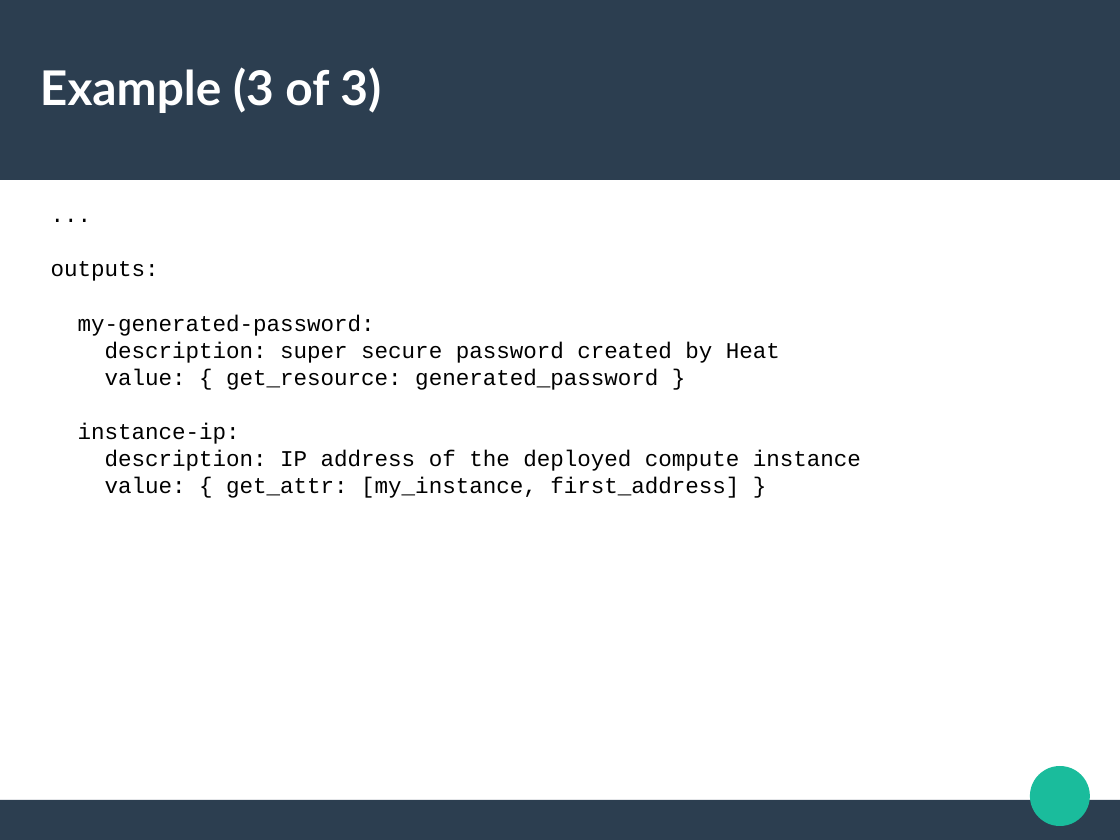
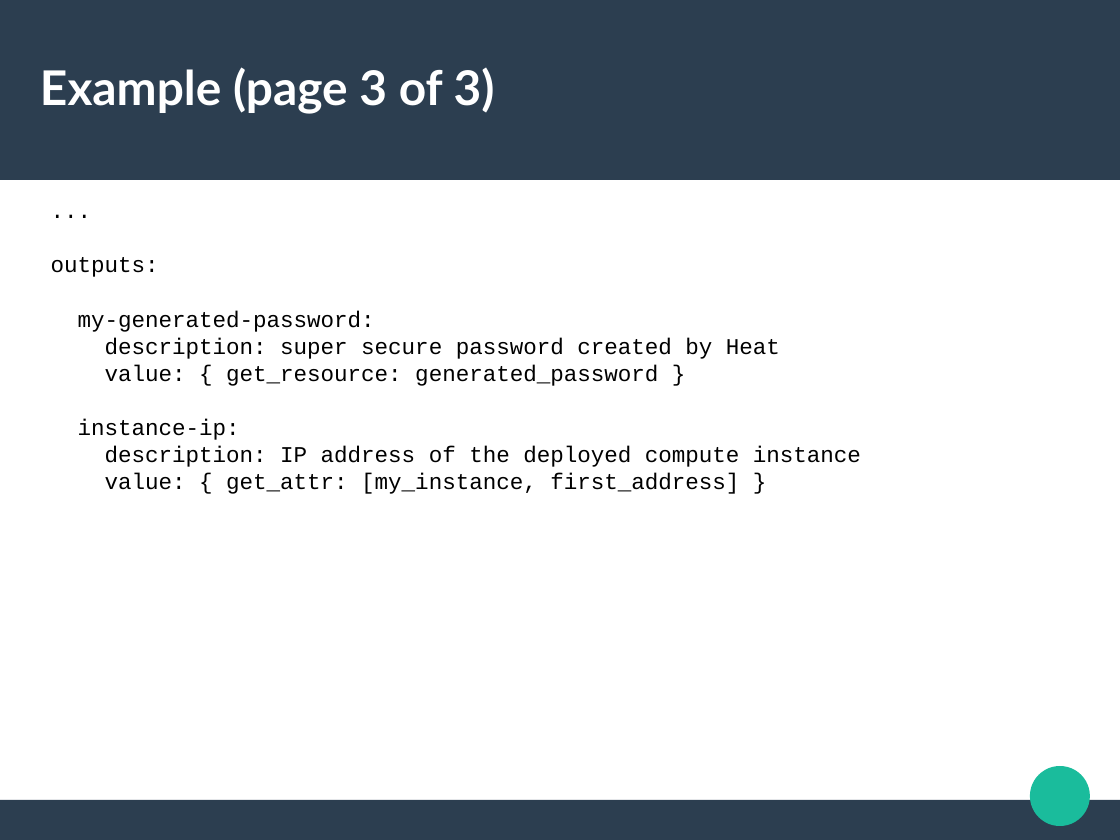
Before and after one commit to jdob/kukri, a slide deck: slide 18 of heat-templates/devconf-demo/devconf-2016.odp (slide 17 before the commit). Drawn at 1120x840 pixels with LibreOffice and Linux fonts; fonts in the diff are those of the drawing. Boxes give left, top, right and bottom in pixels: in the first picture for what was removed or moved away, otherwise in the second. Text is boxed around its words. In the diff, an @@ line names an element or a change of style, - is before the commit and + after.

```diff
--- a/heat-templates/devconf-demo/devconf-2016.odp
+++ b/heat-templates/devconf-demo/devconf-2016.odp
@@ title at [40, 67, 495, 114]: text changed @@
-Example (3 of 3)
+Example (page 3 of 3)
@@ text "...": place and size @@
-text "..." at [51, 261, 861, 498]
+text "..." at [51, 257, 861, 494]
```
Also in this commit, not shown: 5 other slides changed, 1 slide added.
